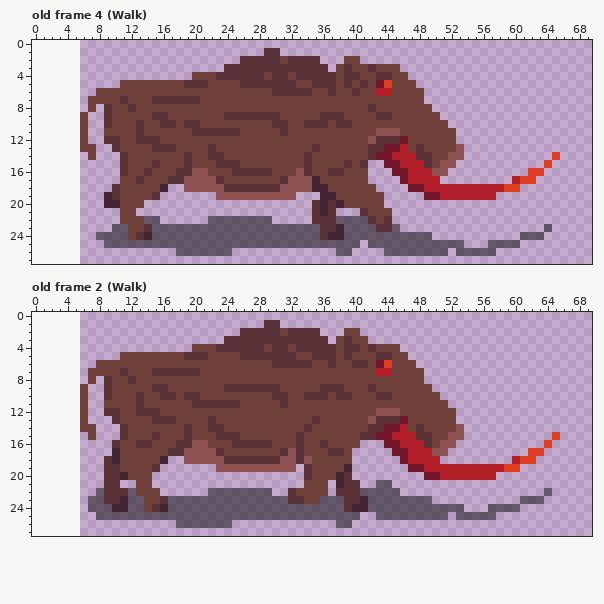
Two versions of one pixel-art file, GEODE/Assets/Sprites/Characters/Boar/Boar.aseprite. Above is the file before it was changed.
64x28 pixels, 8 frames. Shown: old frame 4 (Walk), old frame 2 (Walk). The old version is drawn lined up with the new one, on the new canvas. The commit also changed other frames, which this record leaves out.
And afterwards:
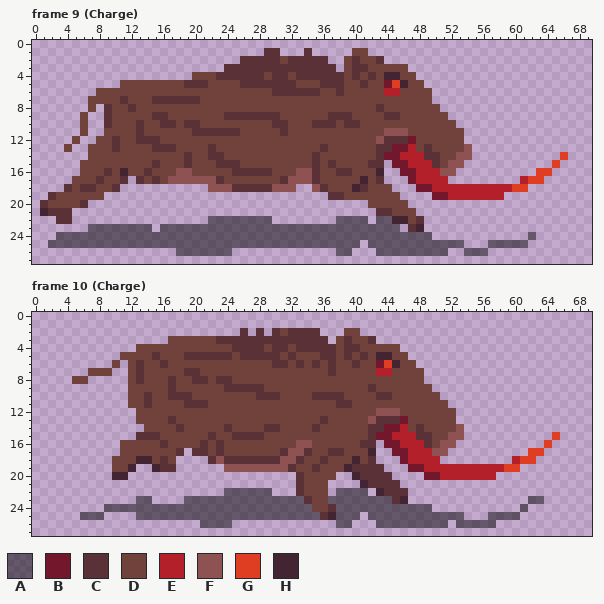
Palette (. is transparent): A #0606087f  B #73172d  C #5b3138  D #71413b  E #b4202a  F #8e5252  G #df3e23  H #422433
A new or re-ordered frame is compared with the old frame closest to it.
Change:
canvas 64x28 -> 70x28, the old top-left corner now at 6,0
frames 8 -> 27
Changed rows in their new state; - is an unchanged pixel.
Frame 9 (Charge) is new; against old frame 4 (Walk):
first column x 1:
 1 ---------------------------------C-----DD-------------------------
 2 -----------------------------------C---CDDC-----------------------
 3 ------------------------------------C.DCCD---D--------------------
 4 -------------------------------------CD--CDHH-D-------------------
 5 ----------------------------------D--CD---DBGH-D------------------
 6 ----------------------------------C-DC-D--D-E---D-----------------
 7 ------------------------------------------------D-----------------
 8 -----------------------------------------DC------D----------------
 9 -----------------------------------D--C---D-C-----D---------------
10 ---------------------------------D--CD-C-----------D--------------
11 ------------------------------------------D--F------D-------------
12 ----D.-DD--------------------------------DF--CB-----D-------------
13 ---D-.-DD-------------------------DC-----D-C-BEDC---DF------------
14 -------DDDD----------------------DC------DC-B--E-C-D-F----------.G
15 -----DDDDDD----------------------DC-C-D-DCC.-B--ECD-F----------.G-
16 -----DDDCDH------FFDD------------FC-D-C--DH-.-B--E-F---------.-G--
17 ----DDDCDDC.--C-FF----------------C-----HDC--.B---E--------.E-G---
18 ---CDCCDD-......--...--F-----F--..FC---HC-DD--.-B---------E-G-----
19 -CDDDDDD.......-------..........---.CC-----DD---.-B------E--------
20 CDDDDC--.....---------------------.......--DDD--------------------
21 HCCC------..----------------------...---..CCDDD-------------------
22 --CC------.....-------------------...----.AAHHDC------------------
23 ------AAA--AAA.--------------------AAA----AA--CH---------------.--
24 --AAAAA----AAA---------------------AAA----------------------.-.---
25 -AAAAAAA----------------------------------------------------A-----
26 ------------------------------------------A---------.---.---------
Frame 10 (Charge) is new; against old frame 2 (Walk):
first column x 5:
 1 ------------------------..----------------------------------
 2 ----------------------.-.-----------------------------------
 3 ------------DDDDDDC------------------C----------------------
 4 --------DDDDDDD---DD-----------------D----------------------
 5 ----------C------CCC------D---D-----C-HH--------------------
 6 ---..-.-C--C---------------D-DC-----D---H-------------------
 7 -----..-C-DDDD------------------C---------------------------
 8 DD.-...DC---C--CC-CC----------------------------------------
 9 -.--...---DDC-----------DD-----DDD--------------------------
10 -.--...-DC-D-C-D-------CC-D--D--C-D-------------------------
11 -.--...-DC----C--DDDD-----D------CC-------------------------
12 -.--....DDD-------------------------------------------------
13 -.---...--DD-----D------------DC----------------------------
14 -..---...----CD--DDC----CC---DC-----------------------------
15 --.---..CC----D--CDD-CCC----D-------D-----------------------
16 -----.--DD-C-DDDC-C-DDDDD---FF-D----CC----------------------
17 -----.------D-.CCD----------FC-----DDH----------------------
18 ----.D--HH-CD-...C-----------D-C---HDC----------------------
19 ----.D-H..HCC-----.--------CDDC----CCCC---------------------
20 ----.H-...------------------CD---..HCCCC--------------------
21 ----..--..------------------C----...HCCCC-------------------
22 ---........------..--------.C----AAA-.HCCC-----------------.
23 --......-A....-------------AAC-D--AAA---CH...-----------.---
24 --..-AA--AAA------------------DDC-AAA--------....---....A---
25 -AA-....-----------------------CH----A---------A-...-AAA----
26 -------------...----------------------AAAAAAAAA-AAAAA-------
